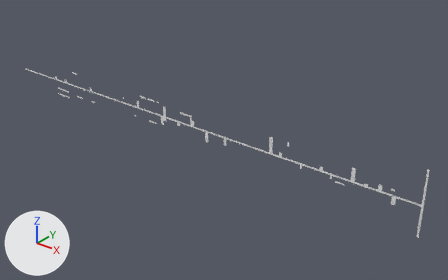
A saved change to the OBJ model Assets/Tiled2Unity/Meshes/Pietro_Facile_2_Mondo2.obj.
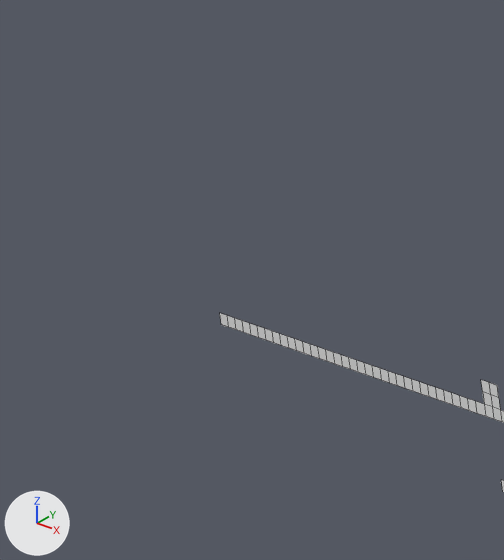
Each version is shown whole from a camera (50 mm lens) standing at (39.7, -121.7, 65.2) and looking at (-62.9, 6.5, -14.2), then close up on the part from 0% to 13% of the width and 12% to 34% of the height. The lights are fixed; the arrows at lower left show +X, +Y and +Z. The close-ups show mesh edges as thin lines. Where no turn or scale is listed for an object, it has been applied to the vertices.

Names of what the first close-up shows: 'Pietro_Facile_2_Mondo2'.
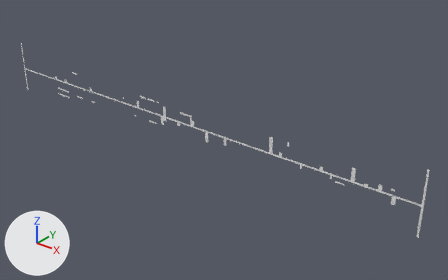
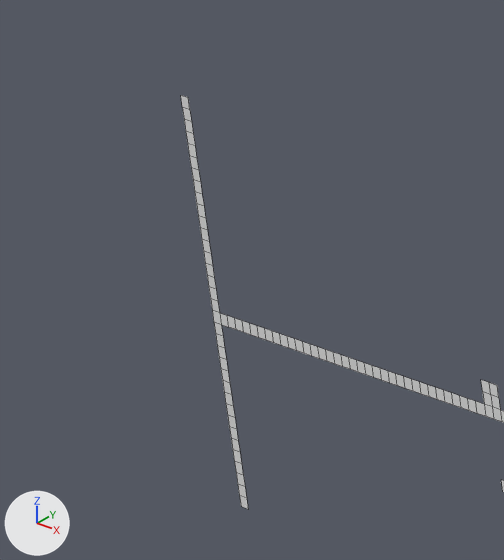
Where the change shows, as pixel boxes [x1, y1, x2, y2] in the close-ups (504 x 560 px):
'Pietro_Facile_2_Mondo2', reshaped: before [220, 313, 504, 492]; after [181, 95, 504, 509]
part 1 of me_pietro_facile_2_mondo2, added: after [181, 95, 248, 509]

What the commit changed:
me_pietro_facile_2_mondo2 is used by ob_pietro_facile_2_mondo2; location (0.0, 0.0, 0.0).
me_pietro_facile_2_mondo2 had 1052 vertices, 547 faces and spanned x -149.5..0.0, y 0.0, z -17.9..0.0.
me_pietro_facile_2_mondo2 now has 1122 vertices, 582 faces and spans x -150.0..0.0, y 0.0, z -17.9..0.0.
Part 1, on me_pietro_facile_2_mondo2:
36 vertices are added at x -150.0, y 0.0, z -17.9..0.0.
34 new vertices lie (0.5, 0.0, 0.0) away from vertices in x -150.0, y 0.0, z -17.9..0.0.
35 new faces join them.
